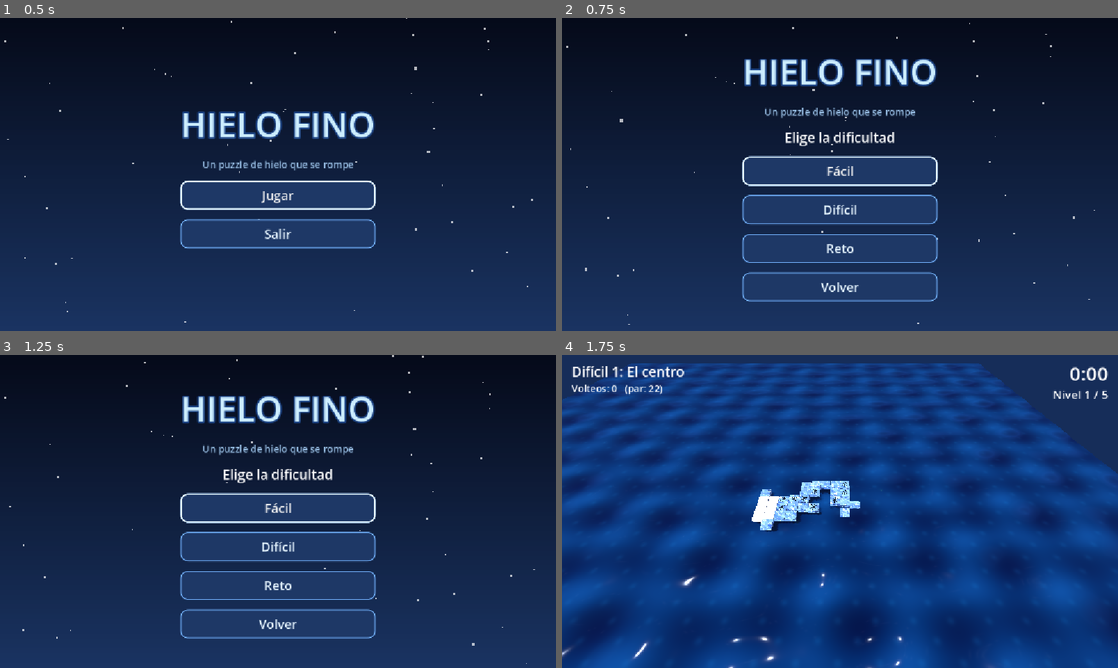
Above: before the commit, frames 1-4 (two rows, left to right).
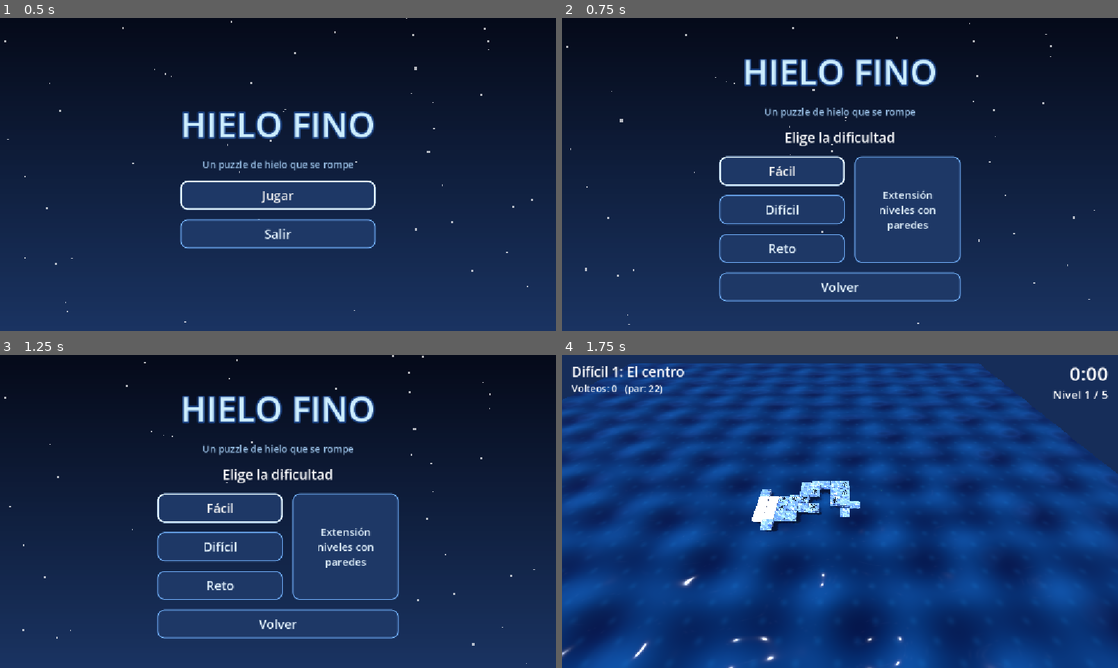
Above: after the commit, the same moments.

Repository: iandifilippo/hielo-fino
Game: Godot game, scene res://escenas/menu.tscn
Two runs of this game, one before a commit and one after it. Both use one fixed random seed, a clock stepped at 60 frames per second and the inputs below.
Inputs:
- Up to frame 1 (0.5 s): no input
- Up to frame 2 (0.75 s): click "Jugar" at 0.5 s
- Up to frame 3 (1.25 s): no input
- Up to frame 4 (1.75 s): click "Difícil" at 1.25 s

Frame 1 is identical in both runs. In frame 2, 5.1% of the frame differs, in the area x 28-72%, y 44-91%; in frame 3, 5.1%; in frame 4, nothing differs.

Commit message:
Botón cuadrado Extensión en el menú de dificultad

Diff:
--- a/scripts/menu.gd
+++ b/scripts/menu.gd
@@ -70,12 +70,26 @@
 	subtitulo.add_theme_font_size_override("font_size", 28)
 	caja_dificultad.add_child(subtitulo)
 
+	# FILA: DIFICULTADES A LA IZQUIERDA, EXTENSIÓN CUADRADA A LA DERECHA
+	var fila := HBoxContainer.new()
+	fila.add_theme_constant_override("separation", 20)
+	caja_dificultad.add_child(fila)
+
+	var columna := VBoxContainer.new()
+	columna.add_theme_constant_override("separation", 20)
+	fila.add_child(columna)
 	btn_facil = _boton("Fácil", _elegir.bind("facil"))
-	caja_dificultad.add_child(btn_facil)
-	caja_dificultad.add_child(_boton("Difícil", _elegir.bind("dificil")))
+	columna.add_child(btn_facil)
+	columna.add_child(_boton("Difícil", _elegir.bind("dificil")))
 	var reto := _boton("Reto", _elegir.bind("reto"))
 	reto.tooltip_text = "Contra el reloj: cada nivel con menos tiempo"
-	caja_dificultad.add_child(reto)
+	columna.add_child(reto)
+
+	var extension := _boton("Extensión\n\nniveles con\nparedes", _elegir.bind("extension"))
+	extension.custom_minimum_size = Vector2(220, 220)
+	extension.add_theme_font_size_override("font_size", 22)
+	fila.add_child(extension)
+
 	caja_dificultad.add_child(_boton("Volver", _on_volver))
 
 	btn_jugar.grab_focus()
